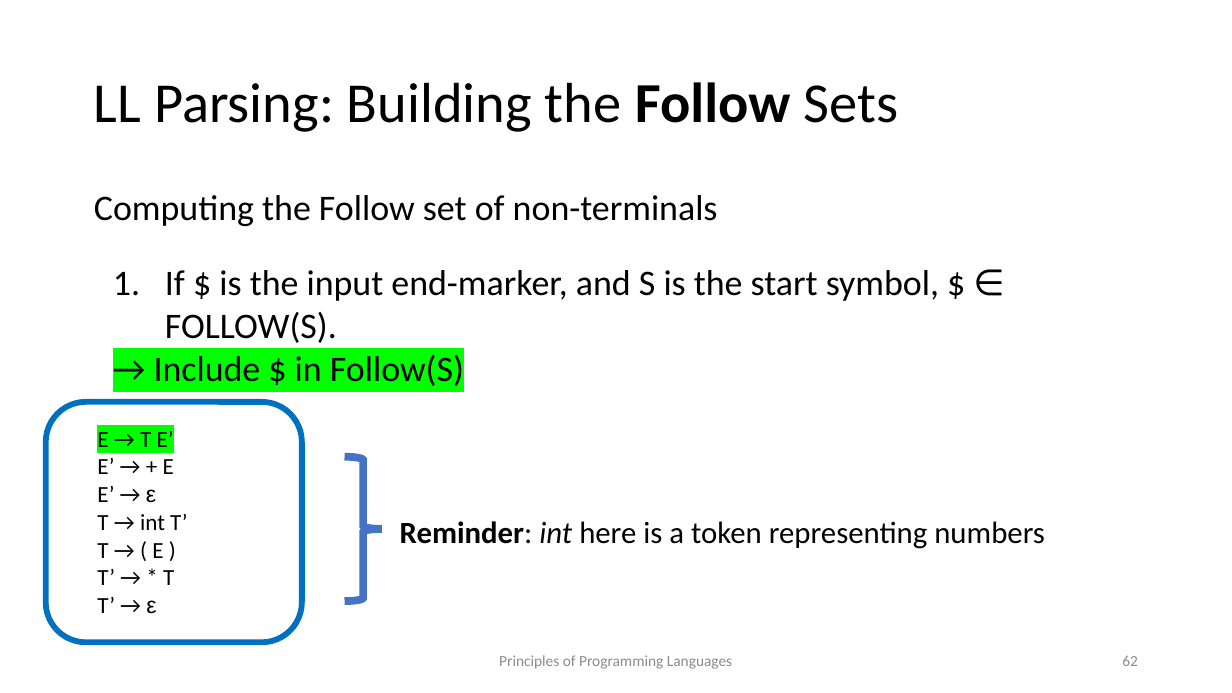
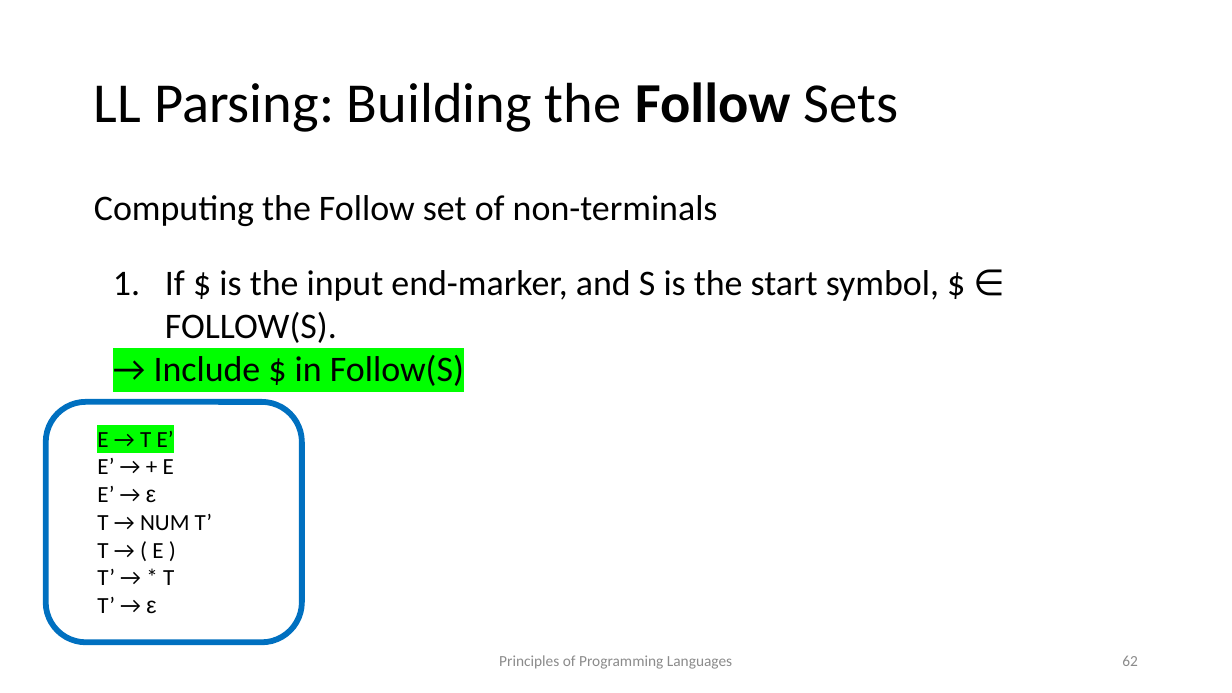
Before and after one commit to kongm/pl-design, a slide deck: slide 62 of C3-SyntacticAnalysis.pptx. Drawn at 1232x693 pixels with LibreOffice and Linux fonts; fonts in the diff are those of the drawing. Boxes give left, top, right and bottom in pixels: in the first picture for what was removed or moved away, otherwise in the second. Text is boxed around its words. In the diff, an @@ line names an element or a change of style, - is before the commit and + after.

```diff
--- a/C3-SyntacticAnalysis.pptx
+++ b/C3-SyntacticAnalysis.pptx
@@ right brace removed at (345,457,382,601) @@
@@ text at (97,514,213,530): text changed @@
-T → int T’
+T → NUM T’
@@ text removed at (400,521,1045,549) @@
-Reminder: int here is a token representing numbers
```
Also in this commit, not shown: 7 other slides changed, 1 other file.
